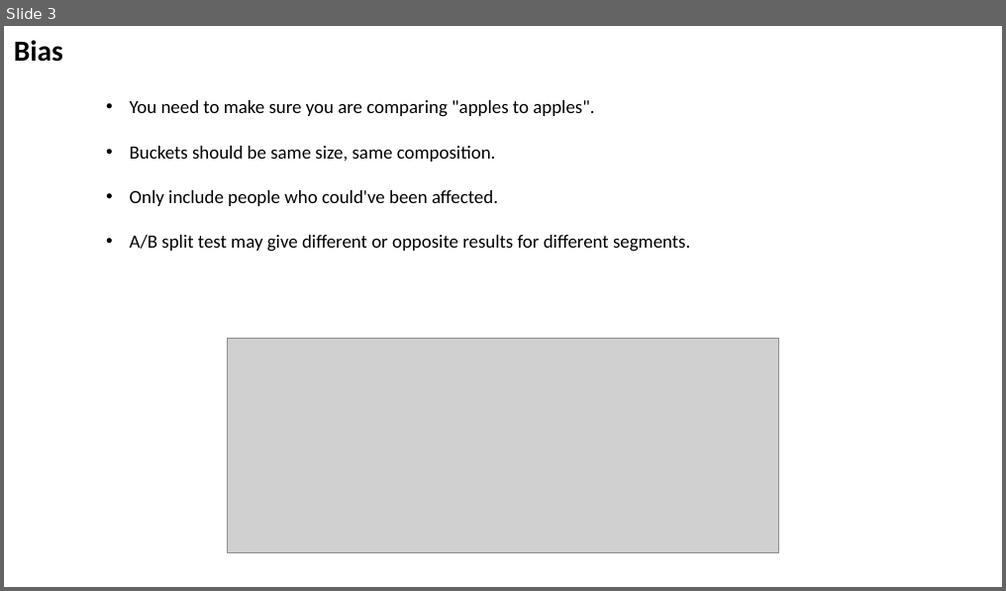
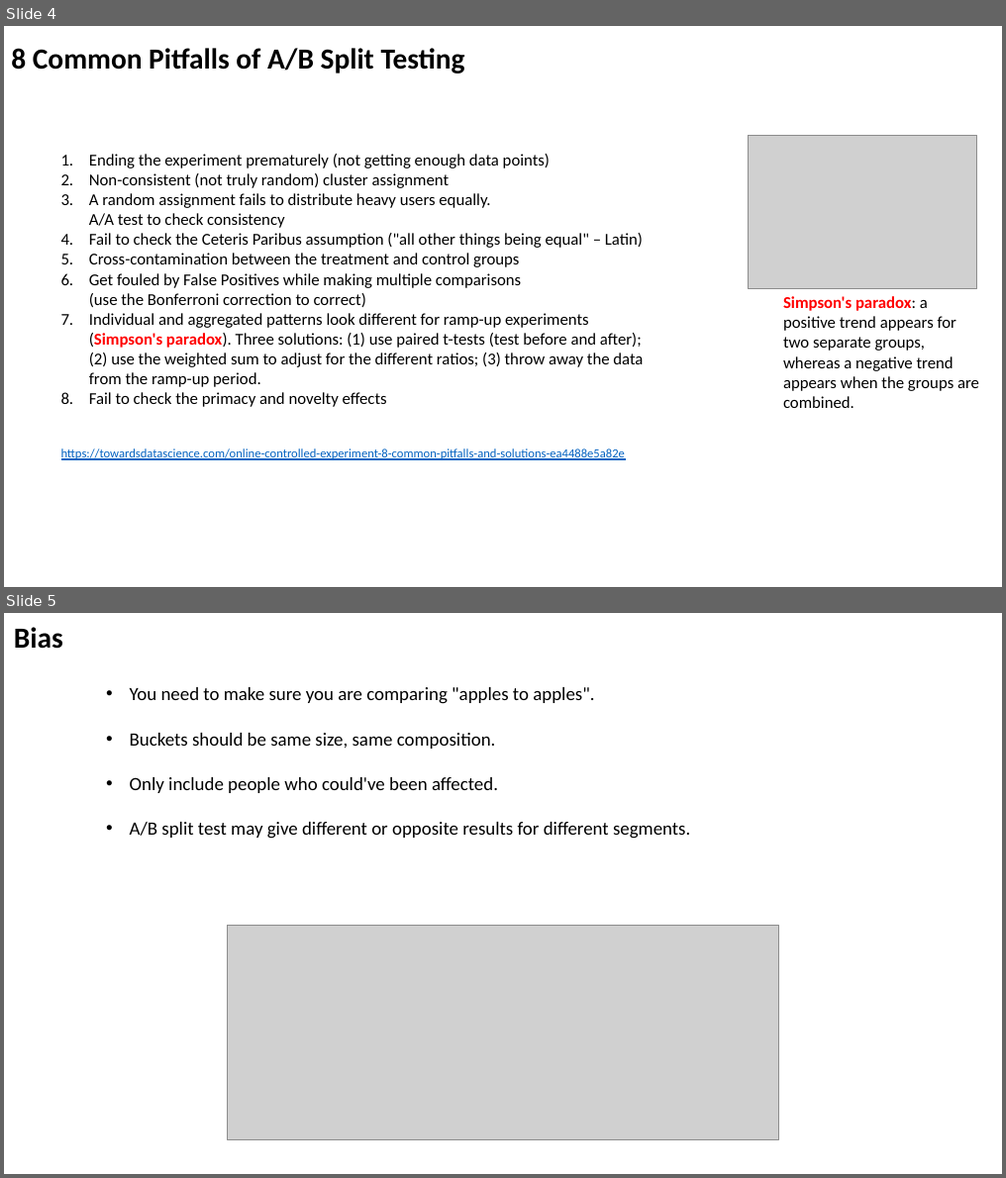
Before and after one commit to lselector/ml_ai_doc, a slide deck: A_B_Split_Test.pptx. Shown one above the other, each under a label of ours: slide 3 before the commit, slides 4 and 5 after it. The pictures are 1006x591 and 1006x1178 pixels, drawn with LibreOffice and Linux fonts; fonts in the diff are those of the drawing; grey boxes stand for pictures. Boxes give left, top, right and bottom in pixels: in the first picture for what was removed or moved away, otherwise in the second. Text is boxed around its words. In the diff, an @@ line names an element or a change of style, - is before the commit and + after.

```diff
--- a/A_B_Split_Test.pptx
+++ b/A_B_Split_Test.pptx
@@ slide 4 added at bbox=[4, 26, 1002, 587], background #FFFFFF @@
@@ text added at bbox=[11, 48, 465, 74], 28 pt, text #000000, bold @@
+8 Common Pitfalls of A/B Split Testing
@@ picture added at bbox=[748, 135, 977, 288] @@
@@ text added at bbox=[61, 154, 643, 461], 16 pt, text #000000 @@
+1. Ending the experiment prematurely (not getting enough data points)
+2. Non-consistent (not truly random) cluster assignment
+3. A random assignment fails to distribute heavy users equally.
+   A/A test to check consistency
+4. Fail to check the Ceteris Paribus assumption ("all other things being equal" – Latin)
+5. Cross-contamination between the treatment and control groups
+6. Get fouled by False Positives while making multiple comparisons
+   (use the Bonferroni correction to correct)
+7. Individual and aggregated patterns look different for ramp-up experiments
+   (Simpson's paradox). Three solutions: (1) use paired t-tests (test before and after); (2) use the weighted sum to adjust for the different ratios; (3) throw away the data from the ramp-up period.
+8. Fail to check the primacy and novelty effects
+https://towardsdatascience.com/online-controlled-experiment-8-common-pitfalls-and-solutions-ea4488e5a82e
@@ text added at bbox=[783, 296, 979, 408], 16 pt, text #000000 @@
+Simpson's paradox: a positive trend appears for two separate groups, whereas a negative trend appears when the groups are combined.
@@ what was slide 3 is now slide 5 @@
```
Also in this commit, not shown: 2 slides changed, 1 other slide added.
